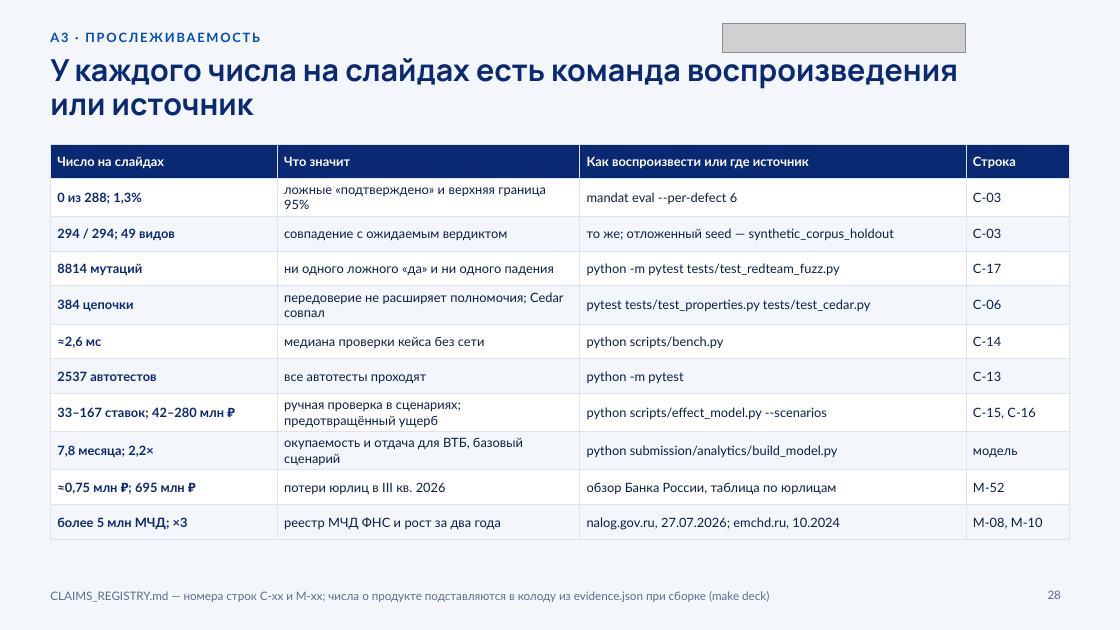
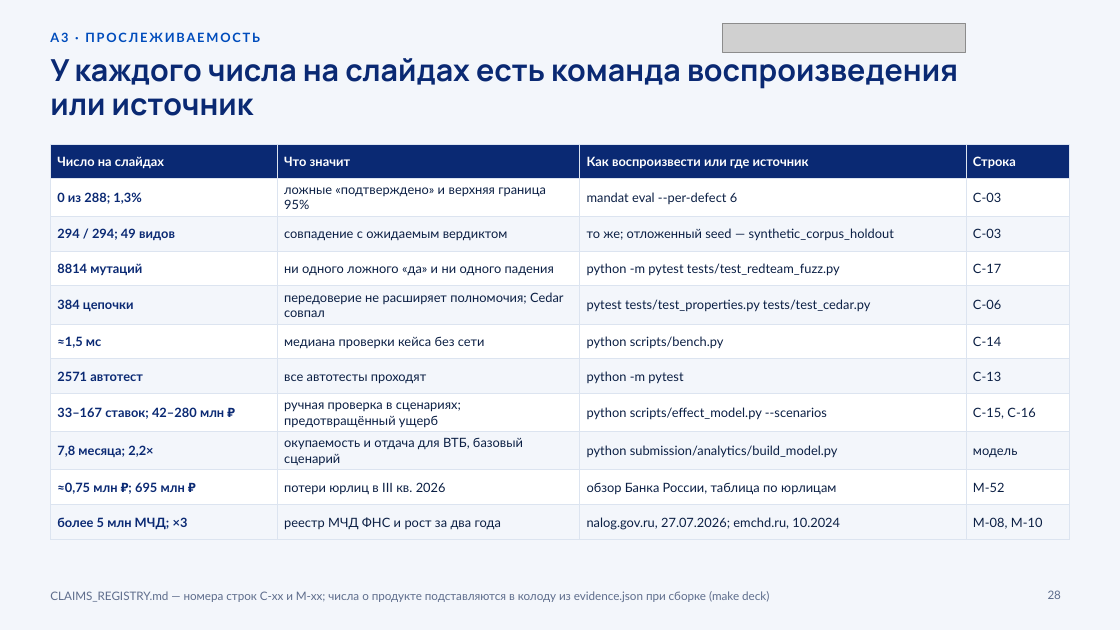
Before and after one commit to KonkovDV/Mandat, a slide deck: slide 28 of submission/slides/Mandat_VTB.pptx. Drawn at 1120x630 pixels with LibreOffice and Linux fonts; fonts in the diff are those of the drawing; grey boxes stand for pictures; background and template pictures are left out. Boxes give left, top, right and bottom in pixels: in the first picture for what was removed or moved away, otherwise in the second. Text is boxed around its words. In the diff, an @@ line names an element or a change of style, - is before the commit and + after.

```diff
--- a/submission/slides/Mandat_VTB.pptx
+++ b/submission/slides/Mandat_VTB.pptx
@@ table at [50, 145, 1070, 533] @@
-row 6, column 1: ≈2,6 мс
+row 6, column 1: ≈1,5 мс
-row 7, column 1: 2537 автотестов
+row 7, column 1: 2571 автотест
```
Also in this commit, not shown: 8 other slides changed, 35 other files.
